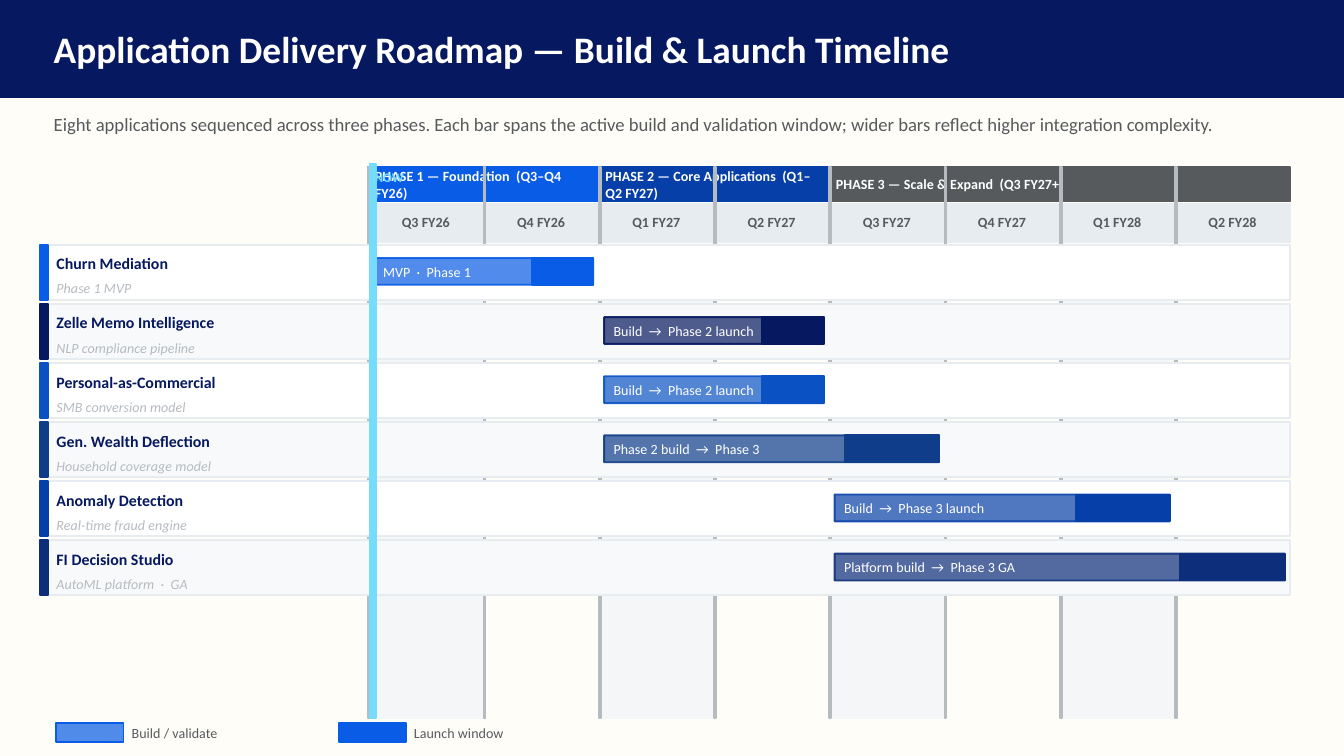
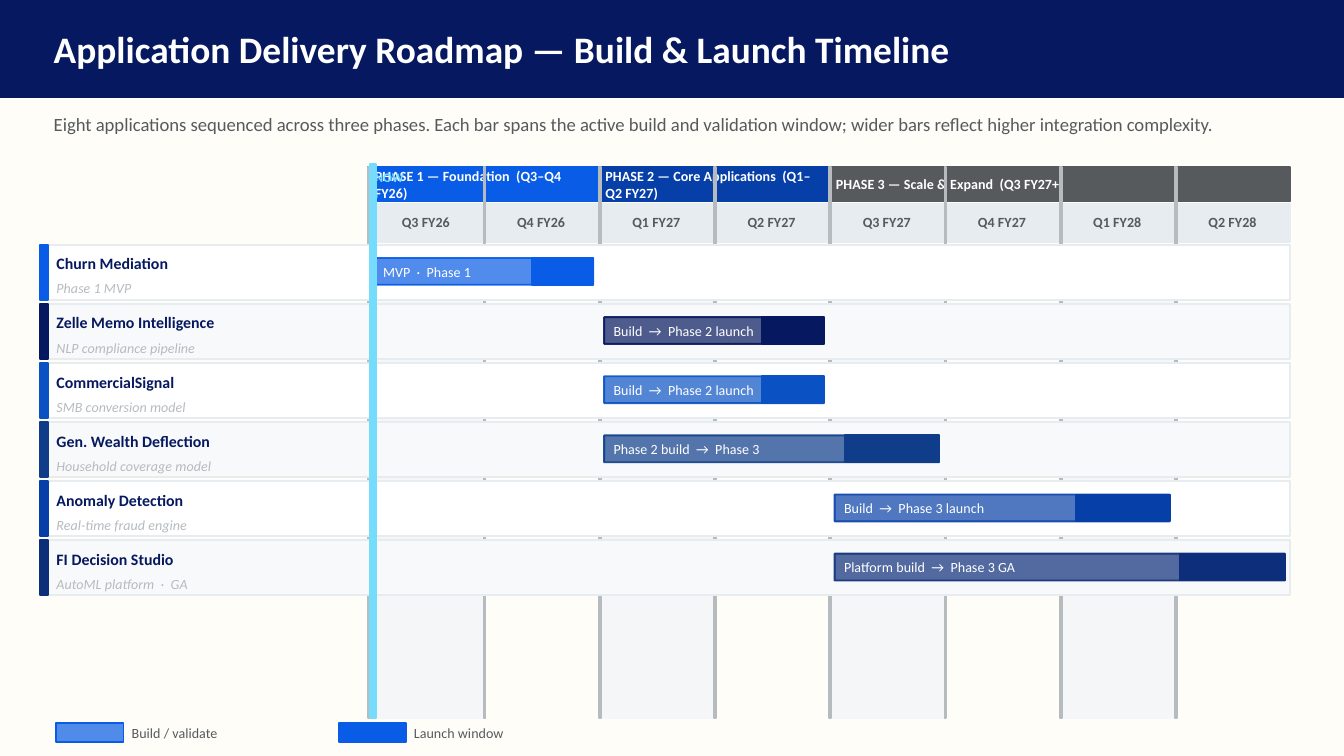
Before and after one commit to MonkeyWrenchGang/jhai_presentations, a slide deck: slide 22 of JH_DS_Strategy_JHBI.pptx. Drawn at 1344x756 pixels with LibreOffice and Linux fonts; fonts in the diff are those of the drawing. Boxes give left, top, right and bottom in pixels: in the first picture for what was removed or moved away, otherwise in the second. Text is boxed around its words. In the diff, an @@ line names an element or a change of style, - is before the commit and + after.

```diff
--- a/JH_DS_Strategy_JHBI.pptx
+++ b/JH_DS_Strategy_JHBI.pptx
@@ text at [56,377,174,391]: text changed @@
-Personal-as-Commercial
+CommercialSignal
```
Also in this commit, not shown: 6 other slides changed, 1 other file.
